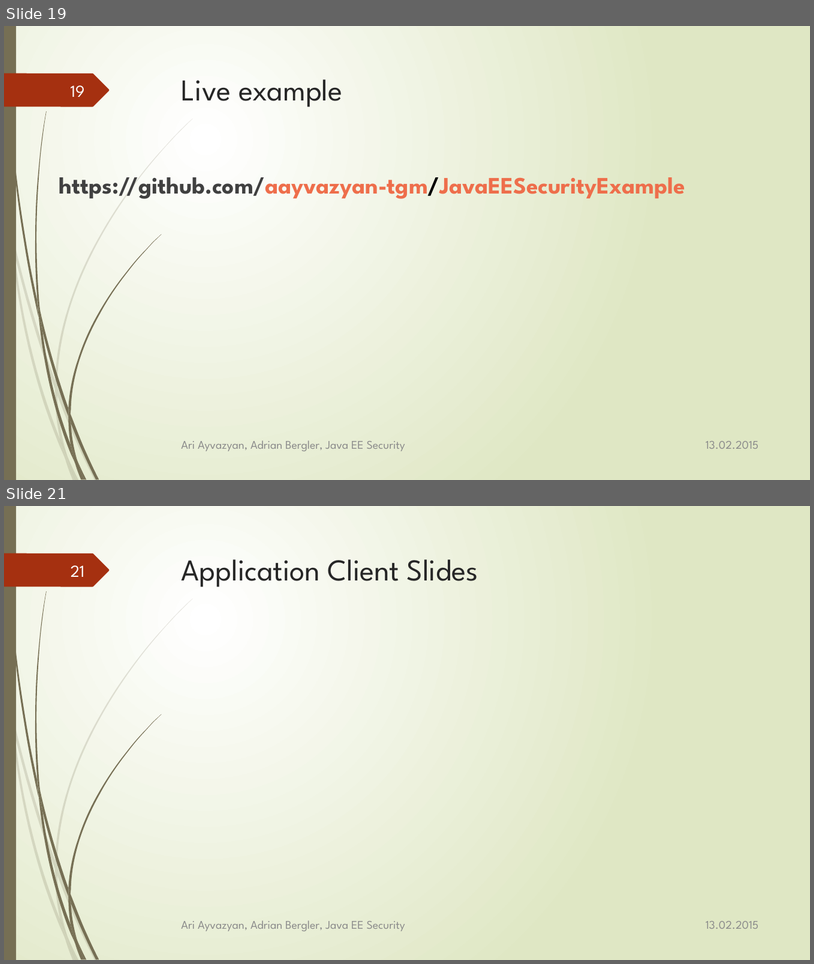
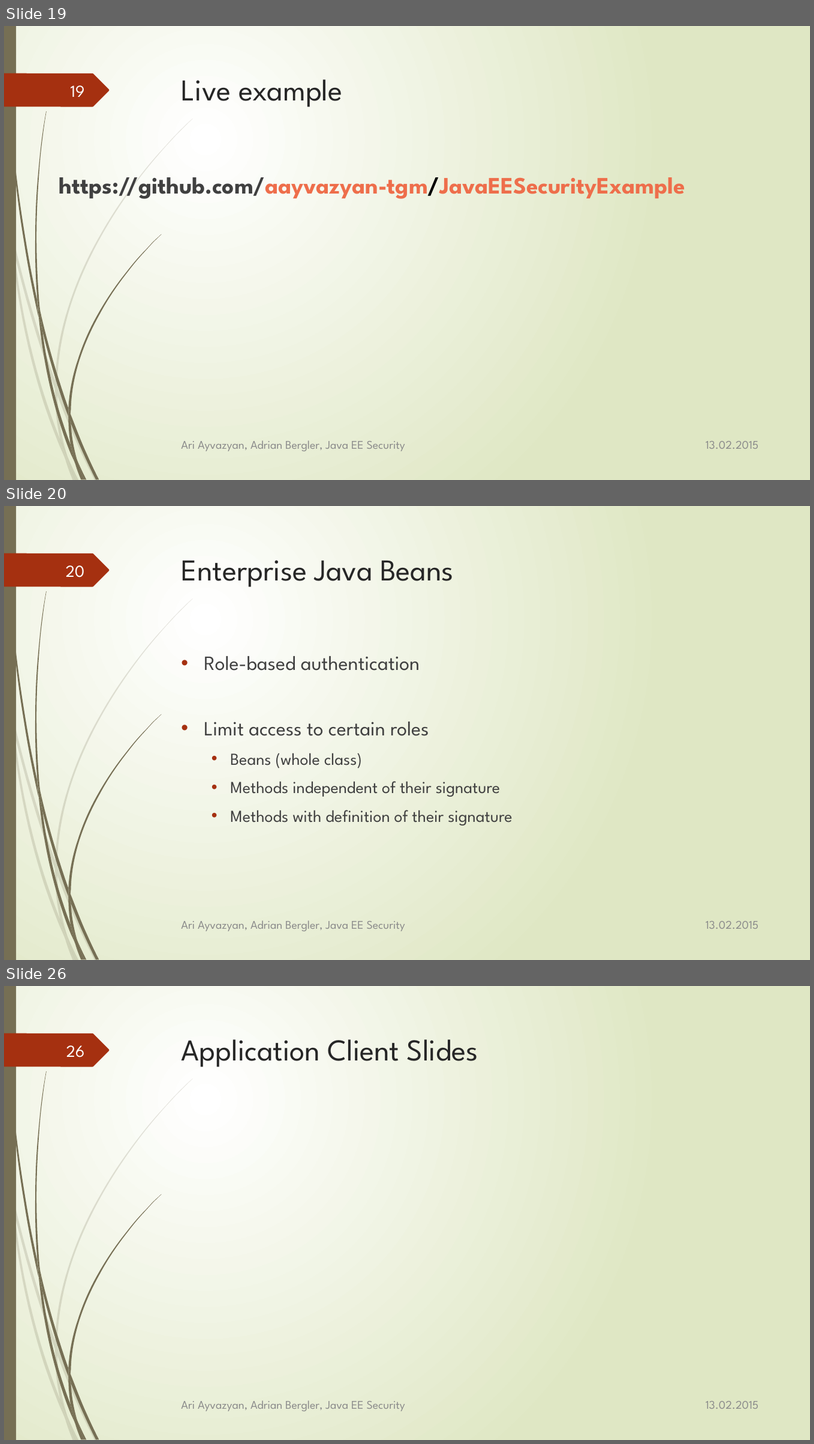
Before and after one commit to aayvazyan-tgm/JavaEESecurityExample, a slide deck: doc/Java EE - Security.pptx. Shown one above the other, each under a label of ours: slides 19 and 21 before the commit, slides 19, 20 and 26 after it; the slides between them are not shown. The pictures are 814x964 and 814x1444 pixels, drawn with LibreOffice and Linux fonts; fonts in the diff are those of the drawing. Boxes give left, top, right and bottom in pixels: in the first picture for what was removed or moved away, otherwise in the second. Text is boxed around its words. In the diff, an @@ line names an element or a change of style, - is before the commit and + after.

```diff
--- a/doc/Java EE - Security.pptx
+++ b/doc/Java EE - Security.pptx
@@ slide 20 added at (4, 506, 810, 960), background gradient #FFFFFF to #DFE8C4; not listed: 24 template elements that a slide beside it also shows @@
@@ page number added at (66, 565, 84, 577), 20 pt, text #FEFFFF @@
+20
@@ title added at (182, 560, 454, 587), 36 pt, text #262626 @@
+Enterprise Java Beans
@@ text added at (204, 656, 512, 825), 20 pt, text #404040 @@
+• Role-based authentication
+• Limit access to certain roles
+  • Beans (whole class)
+  • Methods independent of their signature
+  • Methods with definition of their signature
@@ text added at (181, 920, 405, 931), 14 pt, text #8C8C8C @@
+Ari Ayvazyan, Adrian Bergler, Java EE Security
@@ text added at (706, 921, 759, 928), 14 pt, text #8C8C8C @@
+13.02.2015
@@ what was slide 21 is now slide 26 @@
@@ page number at (66, 1045, 85, 1057): text changed @@
-21
+26
```
Also in this commit, not shown: 2 slides changed, 4 other slides added, 2 other files.
